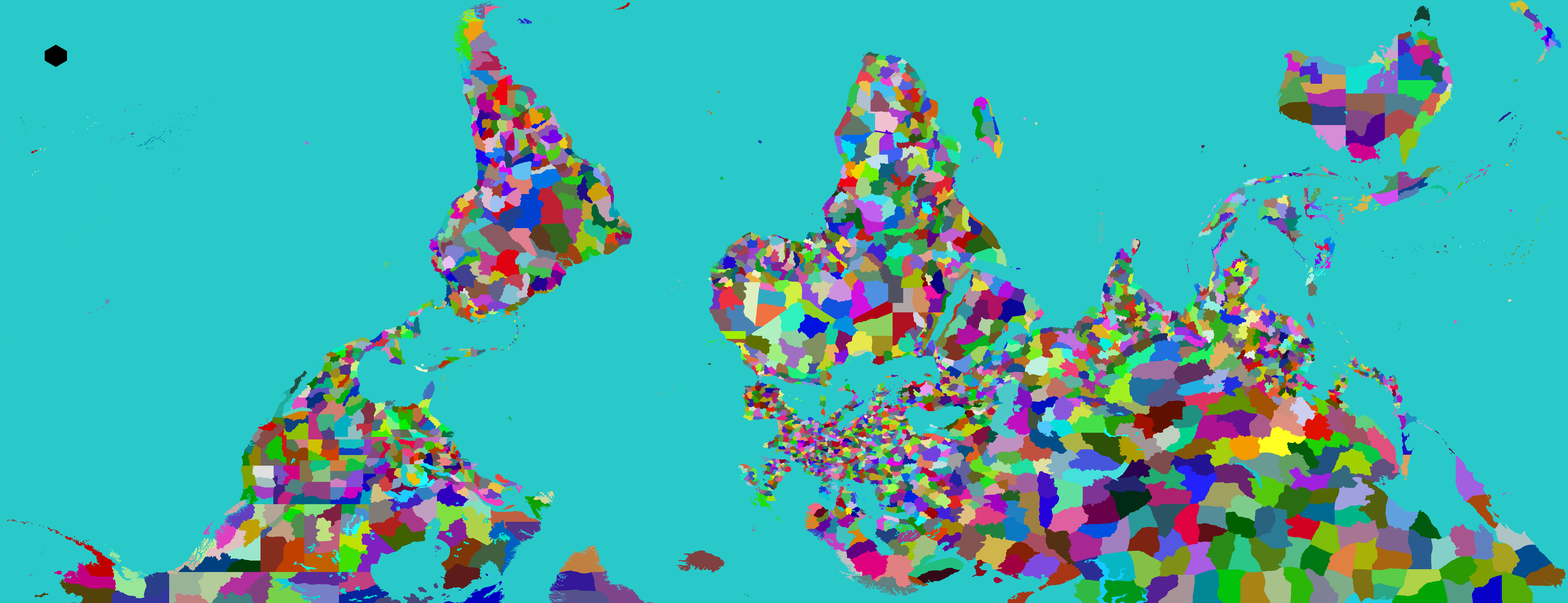
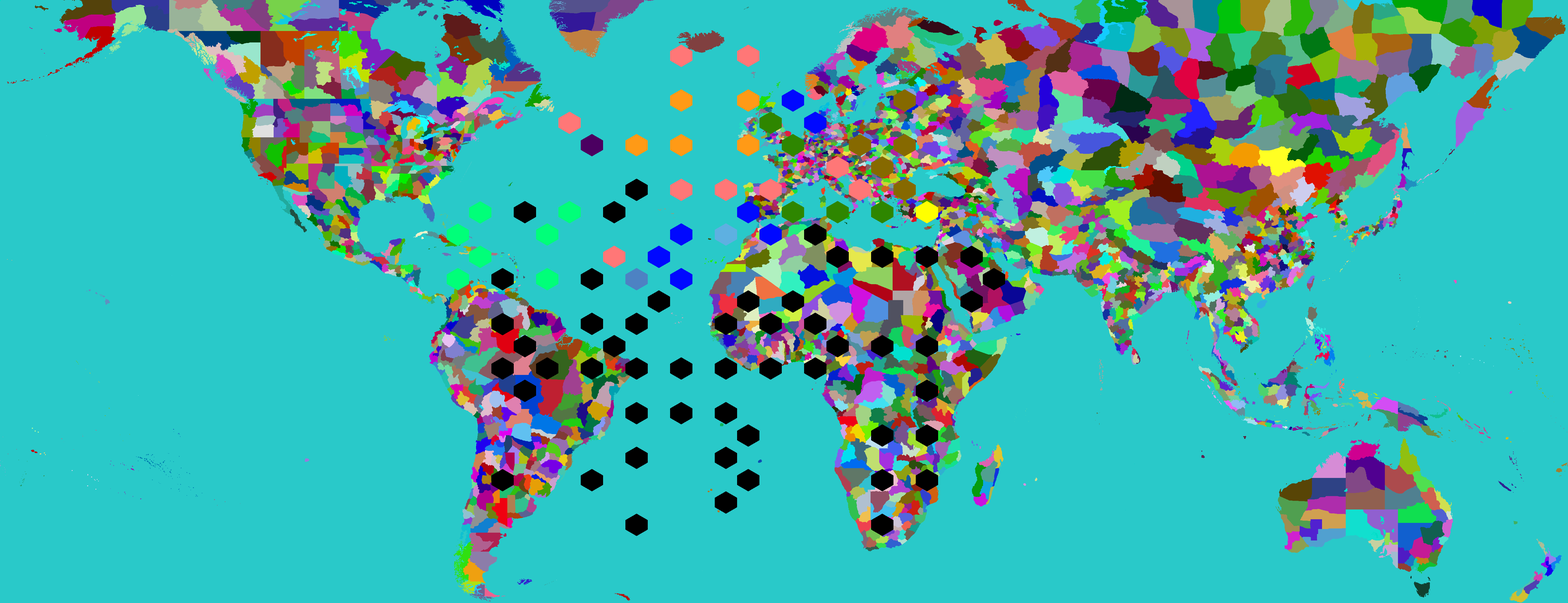
The second (1568, 603) image is a revision of the first. Changes to its layers:
painted on "Test" over (44, 44, 1006, 537)
painted on "Provinces" over (0, 0, 1568, 603)
